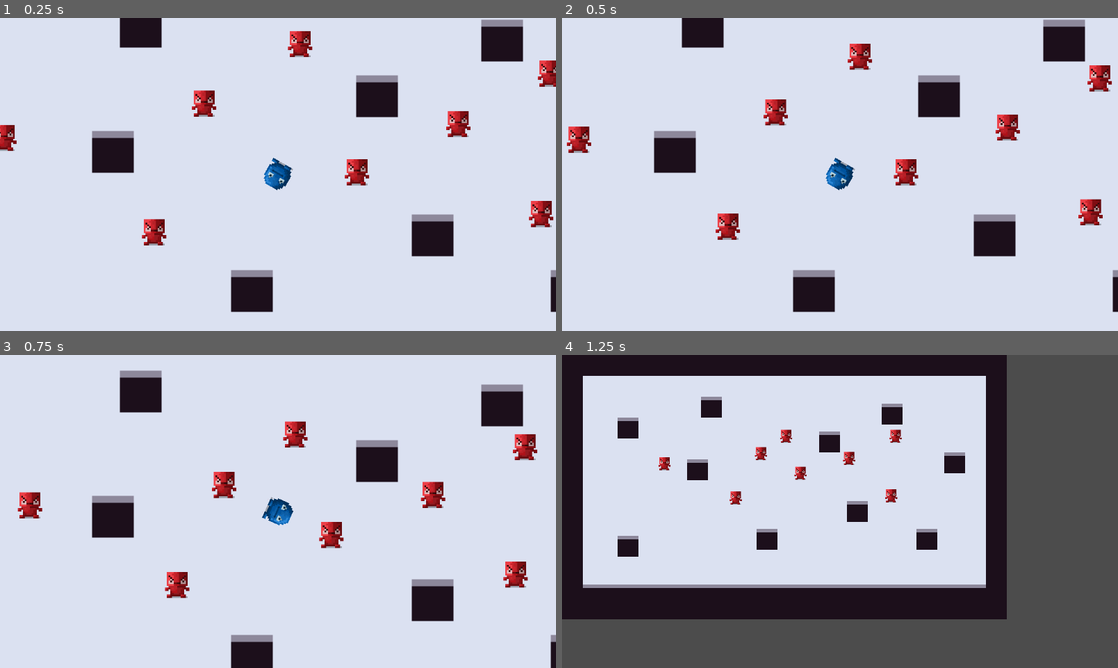
Above: before the commit, frames 1-4 (two rows, left to right).
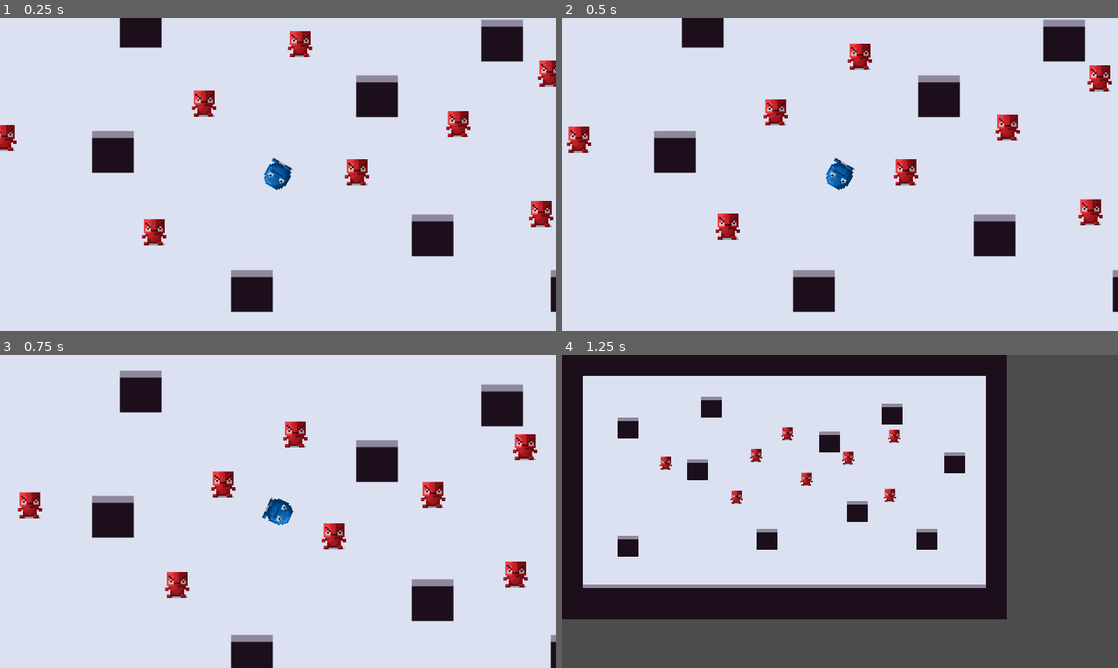
Above: after the commit, the same moments.

Repository: CertifiedIdiots/Bomber
Game: Godot game, scene res://Levels/Main.tscn
Same seed, same stepped clock (60 frames per second), same inputs: the game is played once before the commit and once after it.
Inputs (mouse positions are in pixels of both pictures, inside the frame that each line leads up to):
- Up to frame 1 (0.25 s): no input
- Up to frame 2 (0.5 s): no input
- Up to frame 3 (0.75 s): move the mouse to (250, 574) at 0.52 s; press the mouse at (250, 574) at 0.53 s; hold W (move_up) from 0.53 s (still down)
- Up to frame 4 (1.25 s): keep holding W (move_up)

Frames 1-2 are identical in both runs. In frame 3, 0.4% of the frame differs, in the area x 38-63%, y 37-63%; in frame 4, 0.6%, in the area x 17-62%, y 23-48%.
Error after the commit: Invalid get index 'position' (on base: 'null instance'). (res://Scripts/Enemy.gd:31)

Commit message:
add attack range

Diff:
--- a/Objects/Bomb.tscn
+++ b/Objects/Bomb.tscn
@@ -6,6 +6,7 @@
 
 [node name="Bomb" type="KinematicBody2D"]
 script = ExtResource( 2 )
+radius = 100
 color = Color( 0, 0.811765, 0.819608, 1 )
 explosion = ExtResource( 1 )
 
--- a/Scripts/Enemy.gd
+++ b/Scripts/Enemy.gd
@@ -1,34 +1,38 @@
 extends "Living.gd"
 
 export(int) var speed = 100
+export(int) var attack_range = 70
 const friction = 0.1
+
 
 func _ready():
 	self.health = 200
 
 func _physics_process(delta):
+	var distance = get_distance_to_player()
 	if stunned:
 		velocity = lerp(velocity, Vector2.ZERO, friction)
 		velocity = move_and_slide(velocity, Vector2.ZERO, false, 1)
+	elif distance.length() > attack_range:
+		velocity = distance.normalized() * speed
+		velocity = move_and_slide(velocity)
 	else:
-		velocity = get_velocity_to_player()
-		velocity = move_and_slide(velocity)
+		stunned = 0.5
+		attack()
+		print("attacked!")
 
 	for i in get_slide_count():
 		var collision = get_slide_collision(i)
 		if collision.collider && collision.collider.name == "Player":
 			collision.collider.queue_free()
 
-func get_velocity_to_player():
+func get_distance_to_player():
 	var player = get_parent().get_node("Player")
+	var difference = (player.position - self.position)
 	if player == null:
 		return Vector2.ZERO
-
-	var difference = (player.position - self.position)
-	if difference.length() < 20:
-		attack()
-
-	return difference.normalized() * speed
+	return difference
 
 func attack():
+
 	pass
--- a/Scripts/Explosion.gd
+++ b/Scripts/Explosion.gd
@@ -15,7 +15,7 @@
 	if body.name.begins_with("Enemy"):
 		body.damage(50)
 		body.stunned = 0.5
-		body.velocity = (body.position - self.position) * 10
+		body.velocity = (body.position - self.position) * 5
 
 func update_radius(radius):
 	self.radius = radius
